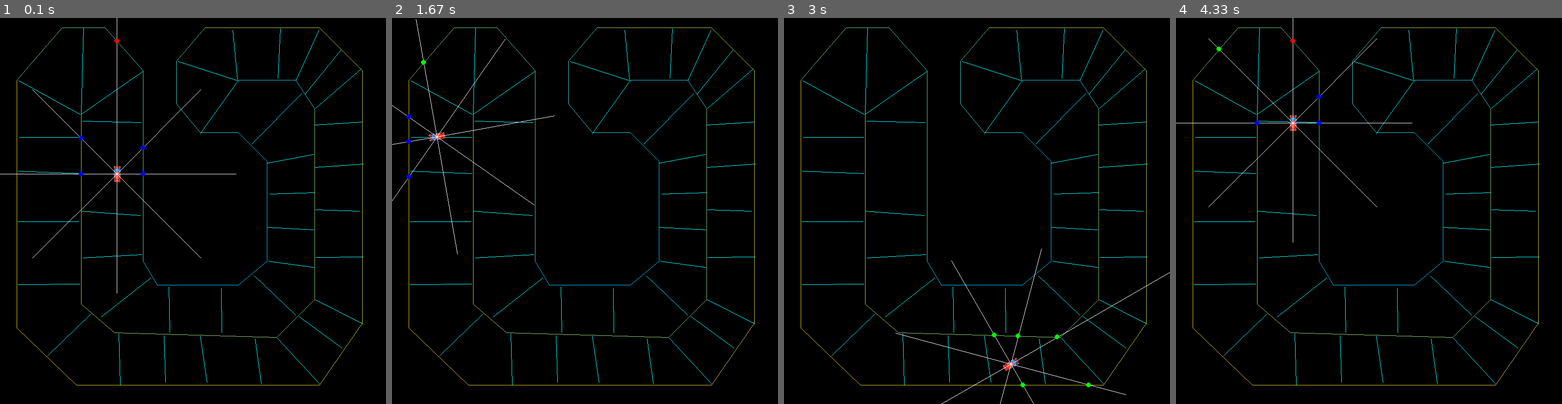
Above: before the commit, frames 1-4 (left to right).
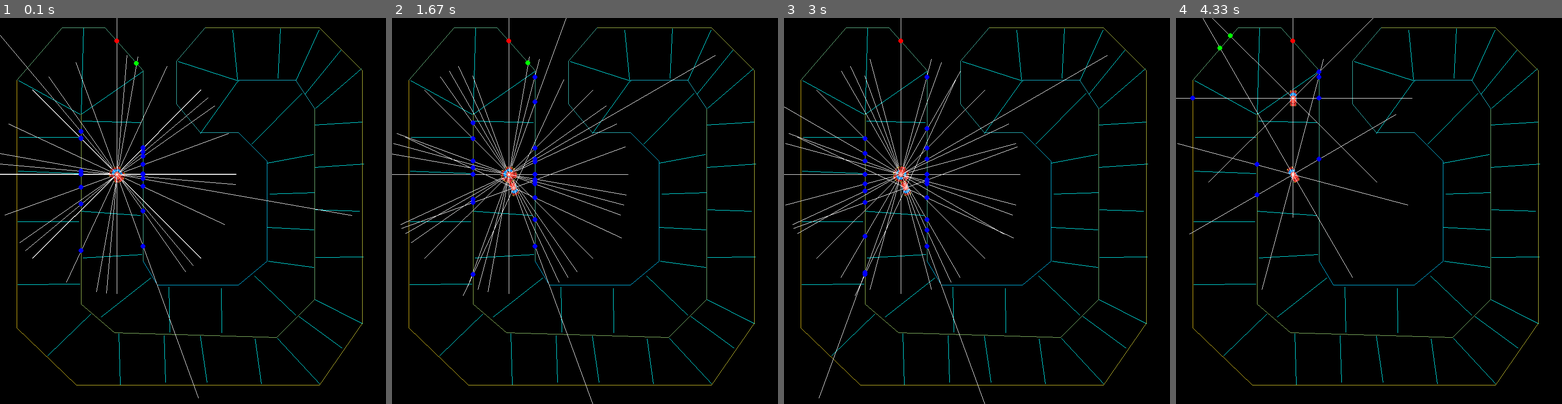
Above: after the commit, the same moments.

Repository: techwithtim/Pygame-Car-Racer
Game: pygame game, started from tutorial2-code/main.py
Two runs of this game, one before a commit and one after it. Both use one fixed random seed, a clock stepped at 60 frames per second and the inputs below.
Inputs:
- Up to frame 1 (0.1 s): no input
- Up to frame 2 (1.67 s): no input
- Up to frame 3 (3 s): no input
- Up to frame 4 (4.33 s): no input

The runs differ from the first frame. In frame 1, 1.2% of the frame differs, in the area x 0-92%, y 4-99%; in frame 2, 2.0%; in frame 3, 2.1%, in the area x 0-100%, y 0-100%; in frame 4, 0.9%.

Commit message:
working algorithm

Diff:
--- a/tutorial2-code/main.py
+++ b/tutorial2-code/main.py
@@ -69,25 +69,20 @@
         if wi is not None:
             self.weights_input_layer = wi
         else:
-            self.weights_input_layer = np.array([[-0.2116233 , -0.95237453 ,-0.61695045 , 0.27281277 , 0.88478289],
- [-0.94002615 ,-0.39234857 ,-0.85998223, -0.82858056 ,-0.08416153],
- [-0.83315242 ,-0.40111318 ,-0.81367016,  0.41053745 ,-0.4578146 ],
- [-0.3906877  ,-0.46502141 , 0.37425967,  0.7345564  , 0.96005561]])
+            self.weights_input_layer = (2 * np.random.rand(*WI_SHAPE) - 1)
+
         if bi is not None:
             self.bias_input_layer = bi
         else:
-            self.bias_input_layer = np.array( [[ 0.32600743 , 0.75529379, -0.59062296, -0.41056584]]
-)
+            self.bias_input_layer = (2 * np.random.rand(*BI_SHAPE) - 1)
         if w1 is not None:
             self.weights_l1 = w1
         else:
-            self.weights_l1 = np.array([[ 0.15833916, -0.77701008,  0.23408044 , 0.29579789],
- [-0.21658433 ,-0.76407066 ,-0.88982546, -0.5190323 ],
- [-0.9160033 ,  0.77160181 , 0.25961472 , 0.8021994 ]])
+            self.weights_l1 = (2 * np.random.rand(*W1_SHAPE) - 1)
         if b1 is not None:
             self.bias_l1 = b1
         else:
-            self.bias_l1 =np.array([[0.58180471 ,0.79943251 ,0.67917306]])
+            self.bias_l1 = (2 * np.random.rand(*B1_SHAPE) - 1)
 
     def rotate(self, left=False, right=False):
         if left:
@@ -211,11 +206,11 @@
 
         if decided_action == 0:
             self.rotate(left=True)
-            self.move_forward()
+            # self.move_forward()
 
         elif decided_action == 1:
             self.rotate(right=True)
-            self.move_forward()
+            # self.move_forward()
 
         elif decided_action == 2:
             self.move_forward()
@@ -313,8 +308,8 @@
     twi, tbi, tw1, tb1 = top_values
     swi, sbi, sw1, sb1 = second_values
 
-    _car_array.append(PlayerCar(100, 100, twi, tbi, tw1, tb1))
-    _car_array.append(PlayerCar(100, 100, swi, sbi, sw1, sb1))
+    _car_array.append(PlayerCar(20, 15, twi, tbi, tw1, tb1))
+    _car_array.append(PlayerCar(20, 15, swi, sbi, sw1, sb1))
 
     need_to_mutate_wi, nwi = evolve_2_nn(twi, swi)
     need_to_mutate_w1, nw1 = evolve_2_nn(tw1, sw1)
@@ -342,7 +337,7 @@
             mutation = np.random.uniform(-1, 1)
             print(mutation, "mutiation")
             nb1[0][y] = mutation
-        _car_array.append(PlayerCar(100, 100, nwi, nbi, nw1, nb1))
+        _car_array.append(PlayerCar(55, 10, nwi, nbi, nw1, nb1))
         # if r == 1:
         #     print("i created this loser:", nwi)
 
@@ -356,7 +351,10 @@
     car_array.append(temp)
 runs = 0
 car_scores_and_values = []
+generations = 0
+
 while run:
+
     clock.tick(FPS)
     pygame.display.update()
     draw(WIN, car_array)
@@ -370,7 +368,8 @@
             pos = pygame.mouse.get_pos()
             pygame.draw.circle(WIN, (0, 255, 0), pos, 2)
             print(pos)
-    if len(car_array) != 0 and run <= 600:
+    if len(car_array) != 0 and (runs <= generations + 200):
+        runs += 1
         for c in car_array:
             c.score -= 1
             c.sense()
@@ -398,11 +397,13 @@
 
     else:
         for _c in car_array:
+            print("RESET")
             car_scores_and_values.append((_c.score, (_c.weights_input_layer, _c.bias_input_layer, _c.weights_l1, _c.bias_l1)))
             _c.reset()
 
         car_array = create_next_generation(car_scores_and_values)
         runs = 0
-    runs += 1
+        generations += 1
+print(generations)
 
 pygame.quit()
